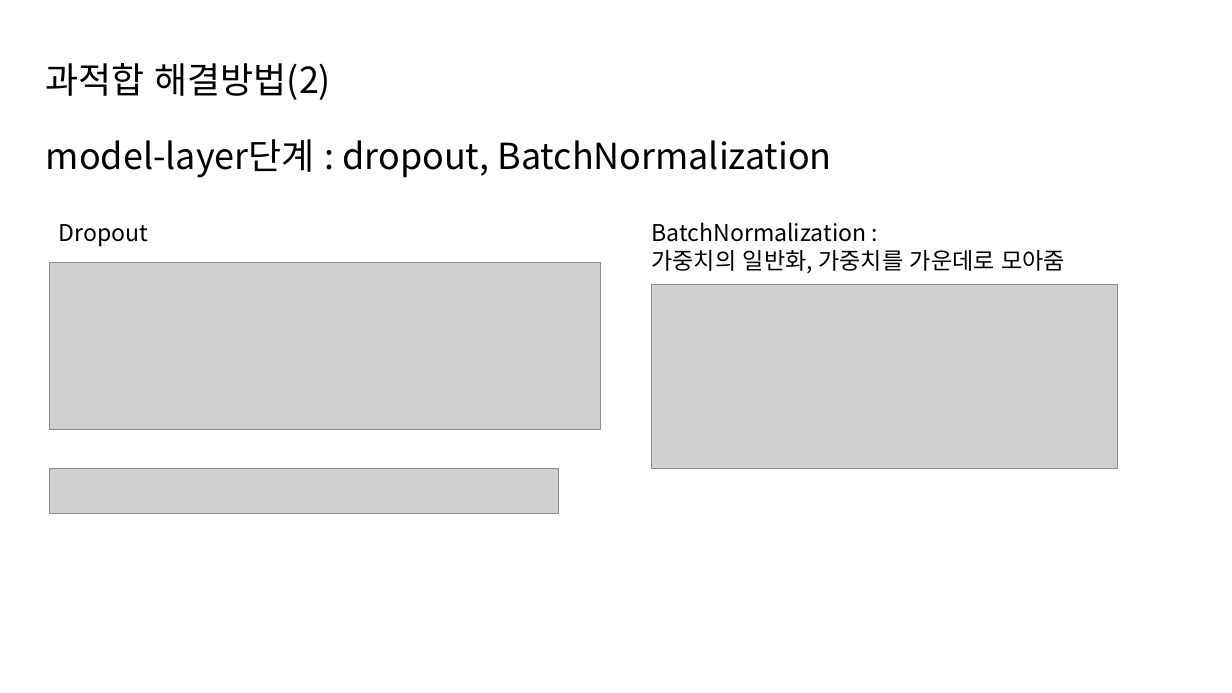
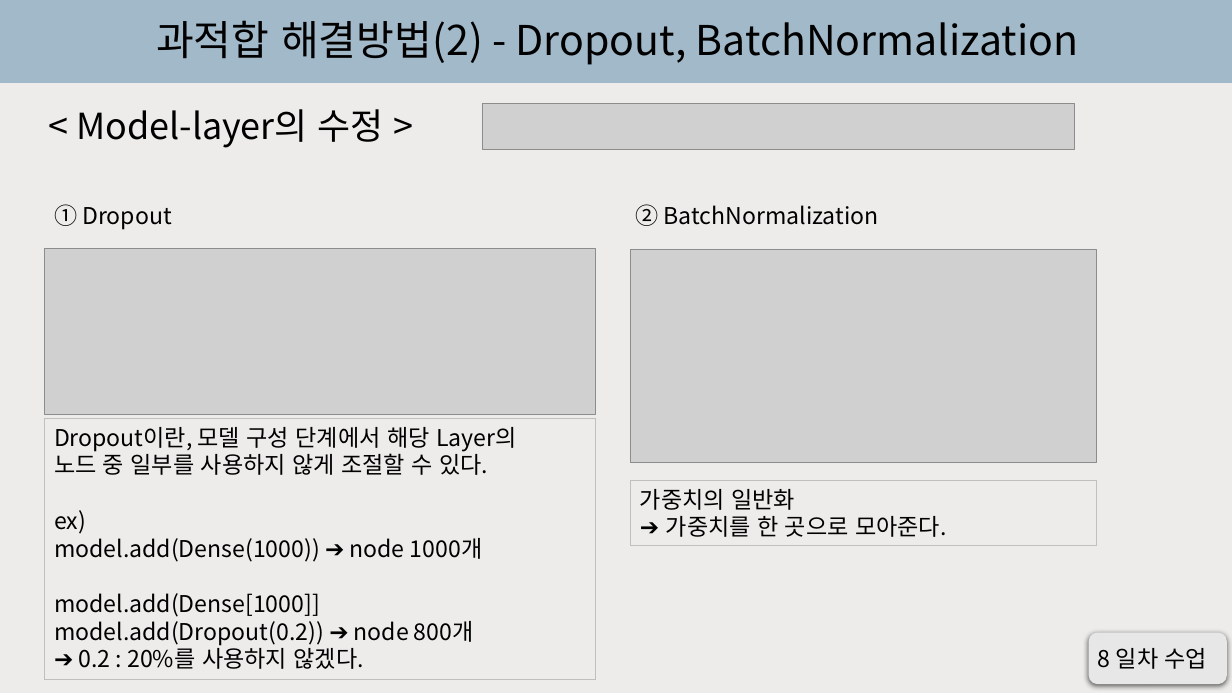
Before and after one commit to Ryujaeuk/keras, a slide deck: slide 11 of keras_study.pptx (slide 8 before the commit). Drawn at 1232x693 pixels with LibreOffice and Linux fonts; fonts in the diff are those of the drawing; grey boxes stand for pictures. Boxes give left, top, right and bottom in pixels: in the first picture for what was removed or moved away, otherwise in the second. Text is boxed around its words. In the diff, an @@ line names an element or a change of style, - is before the commit and + after.

```diff
--- a/keras_study.pptx
+++ b/keras_study.pptx
@@ background #FFFFFF to gradient #EDECEA to #A2B9C9 @@
@@ text at (156,20,1079,65): text changed; size 28 to 32 pt @@
-과적합 해결방법(2)
+과적합 해결방법(2) - Dropout, BatchNormalization
@@ text at (76,109,384,148): text changed @@
-model-layer단계 : dropout, BatchNormalization
+< Model-layer의 수정 >
@@ picture added at (482,104,1075,151) @@
@@ text at (54,204,172,230): text changed @@
-Dropout
+① Dropout
@@ text at (635,204,879,226): text changed @@
-BatchNormalization :
-가중치의 일반화, 가중치를 가운데로 모아줌
+② BatchNormalization
@@ picture: place and size @@
-picture at (50,262,601,429)
+picture at (45,248,596,414)
@@ picture: place and size @@
-picture at (652,285,1117,469)
+picture at (631,250,1097,462)
@@ rectangle added at (45,419,596,680), outline #BFBFBF 0.75 pt, 18 pt, text #000000 @@
+Dropout이란, 모델 구성 단계에서 해당 Layer의
+노드 중 일부를 사용하지 않게 조절할 수 있다.
+ex)
+model.add(Dense(1000)) ➔ node 1000개
+model.add(Dense[1000]]
+model.add(Dropout(0.2)) ➔ node 800개
+➔ 0.2 : 20%를 사용하지 않겠다.
@@ picture removed at (50,470,558,514) @@
@@ rectangle added at (631,481,1097,546), outline #BFBFBF 0.75 pt, 18 pt, text #000000 @@
+가중치의 일반화
+➔ 가중치를 한 곳으로 모아준다.
@@ rounded rectangle added at (1089,633,1227,685), fill #E9E7E7 @@
@@ text added at (1098,648,1208,669), 18 pt, text #000000 @@
+8 일차 수업
```
Also in this commit, not shown: 7 other slides changed, 5 slides added, 2 slides removed.
